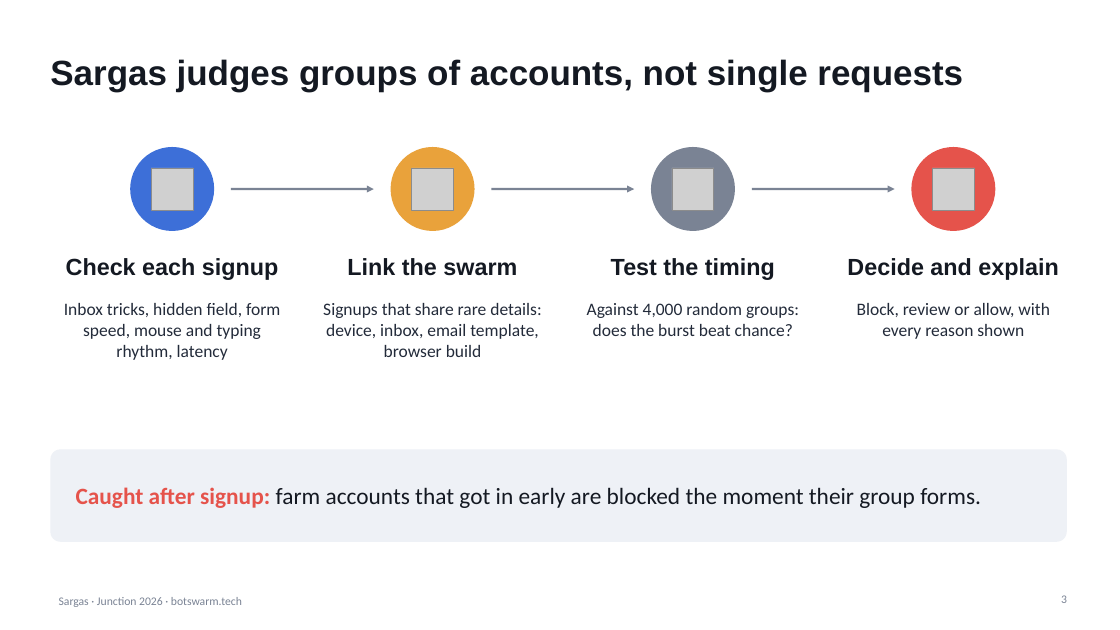
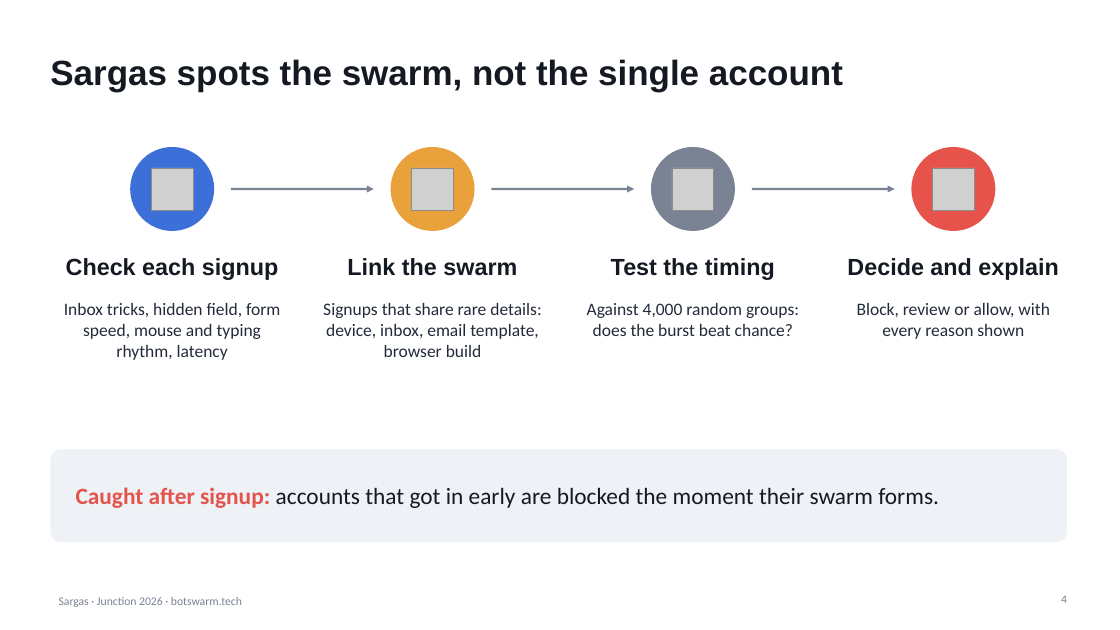
Before and after one commit to cnordenb/Junction2026_Nuada-Ilmari, a slide deck: slide 4 of docs/Sargas.pptx (slide 3 before the commit). Drawn at 1120x630 pixels with LibreOffice and Linux fonts; fonts in the diff are those of the drawing; grey boxes stand for pictures. Boxes give left, top, right and bottom in pixels: in the first picture for what was removed or moved away, otherwise in the second. Text is boxed around its words. In the diff, an @@ line names an element or a change of style, - is before the commit and + after.

```diff
--- a/docs/Sargas.pptx
+++ b/docs/Sargas.pptx
@@ title at <box>50,59,843,92</box>: text changed @@
-Sargas judges groups of accounts, not single requests
+Sargas spots the swarm, not the single account
@@ text at <box>76,487,939,508</box>: text changed @@
-Caught after signup: farm accounts that got in early are blocked the moment their group forms.
+Caught after signup: accounts that got in early are blocked the moment their swarm forms.
@@ page number at <box>1061,595,1067,603</box>: text changed @@
-3
+4
```
Also in this commit, not shown: 4 other slides changed, 4 slides added, 2 slides removed, 10 other files.
